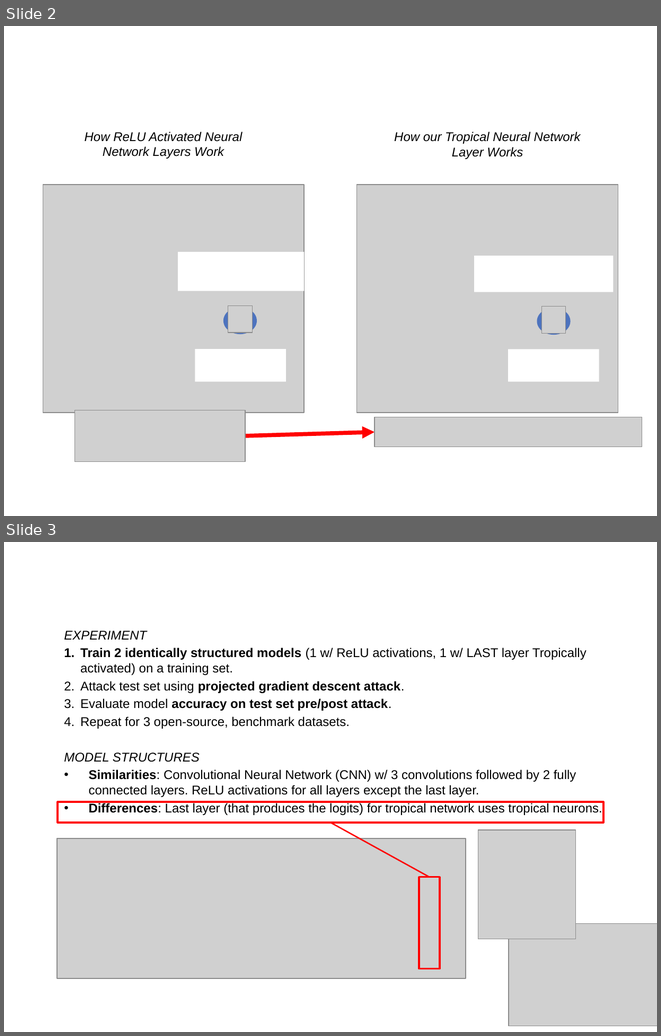
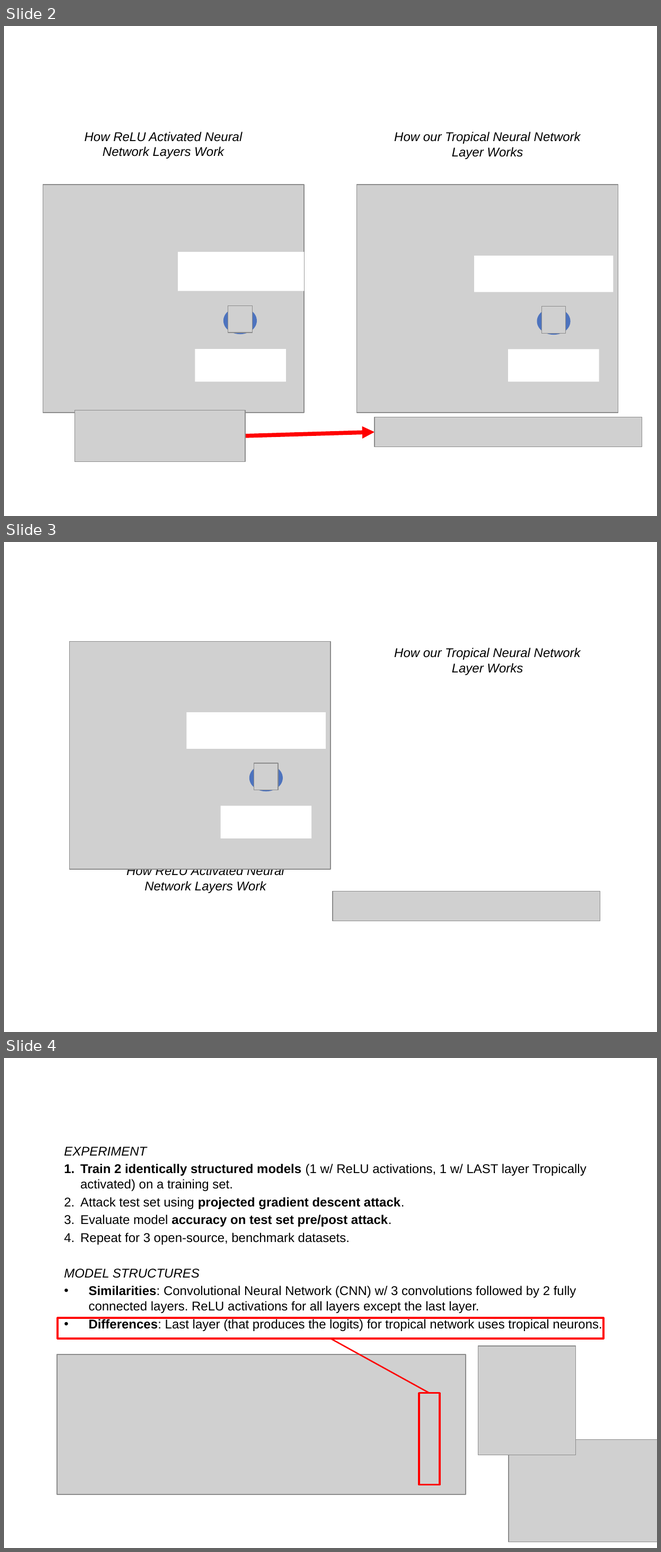
Before and after one commit to deryk96/TropicalNN, a slide deck: slides/Robust_Tropical_Neural_Networks.pptx. Shown one above the other, each under a label of ours: slides 2 and 3 before the commit, slides 2, 3 and 4 after it. The pictures are 661x1036 and 661x1552 pixels, drawn with LibreOffice and Linux fonts; fonts in the diff are those of the drawing; grey boxes stand for pictures; background and template pictures are left out. Boxes give left, top, right and bottom in pixels: in the first picture for what was removed or moved away, otherwise in the second. Text is boxed around its words. In the diff, an @@ line names an element or a change of style, - is before the commit and + after.

```diff
--- a/slides/Robust_Tropical_Neural_Networks.pptx
+++ b/slides/Robust_Tropical_Neural_Networks.pptx
@@ slide 3 added at [4,542,657,1032], background picture (left out) @@
@@ title added at [167,542,635,596], 28 pt, text #FFFFFF, bold @@
+Tropical Layers
@@ text added at [394,647,581,675], 14 pt, text #000000, italic @@
+How our Tropical Neural Network Layer Works
@@ group added at [69,641,330,869]: 2 pictures, 2 rectangles, 1 ellipse @@
@@ text added at [126,868,284,893], 14 pt, text #000000, italic @@
+How ReLU Activated Neural Network Layers Work
@@ picture added at [333,891,600,920] @@
@@ what was slide 3 is now slide 4 @@
```
Also in this commit, not shown: 23 other files.
